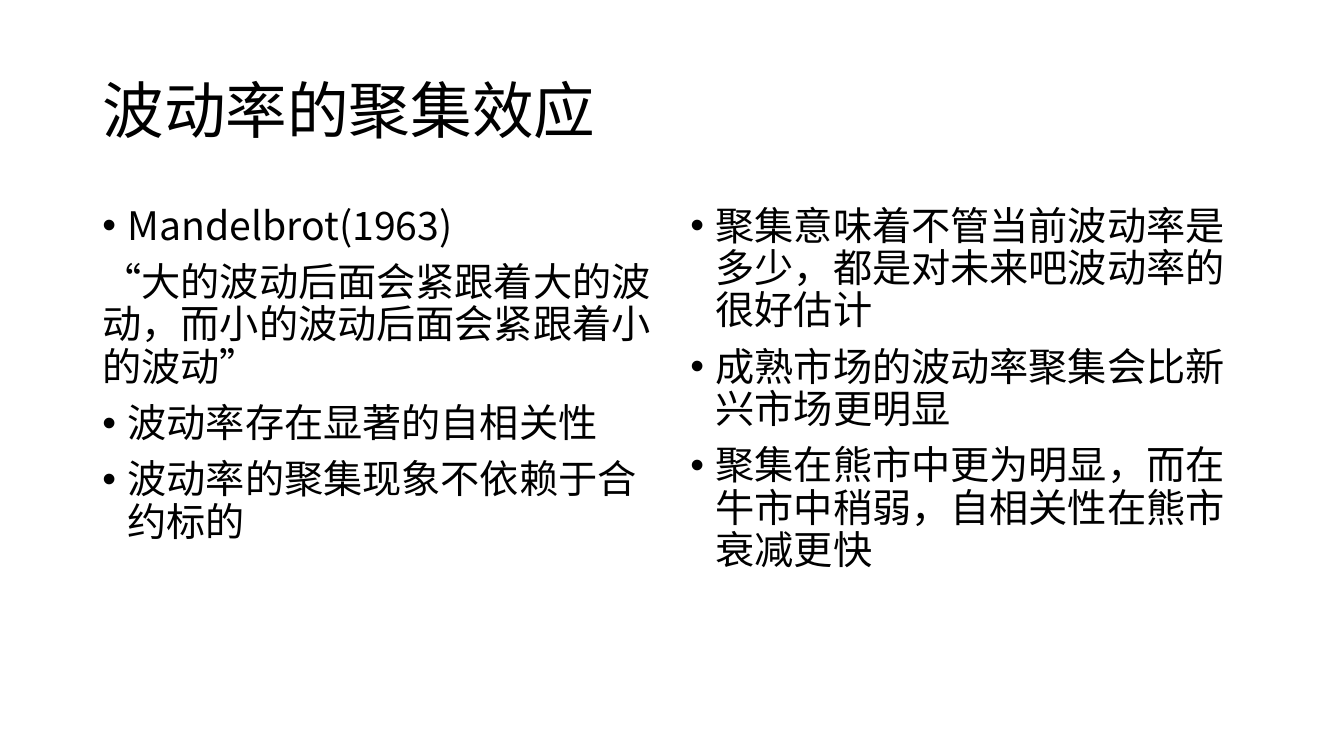
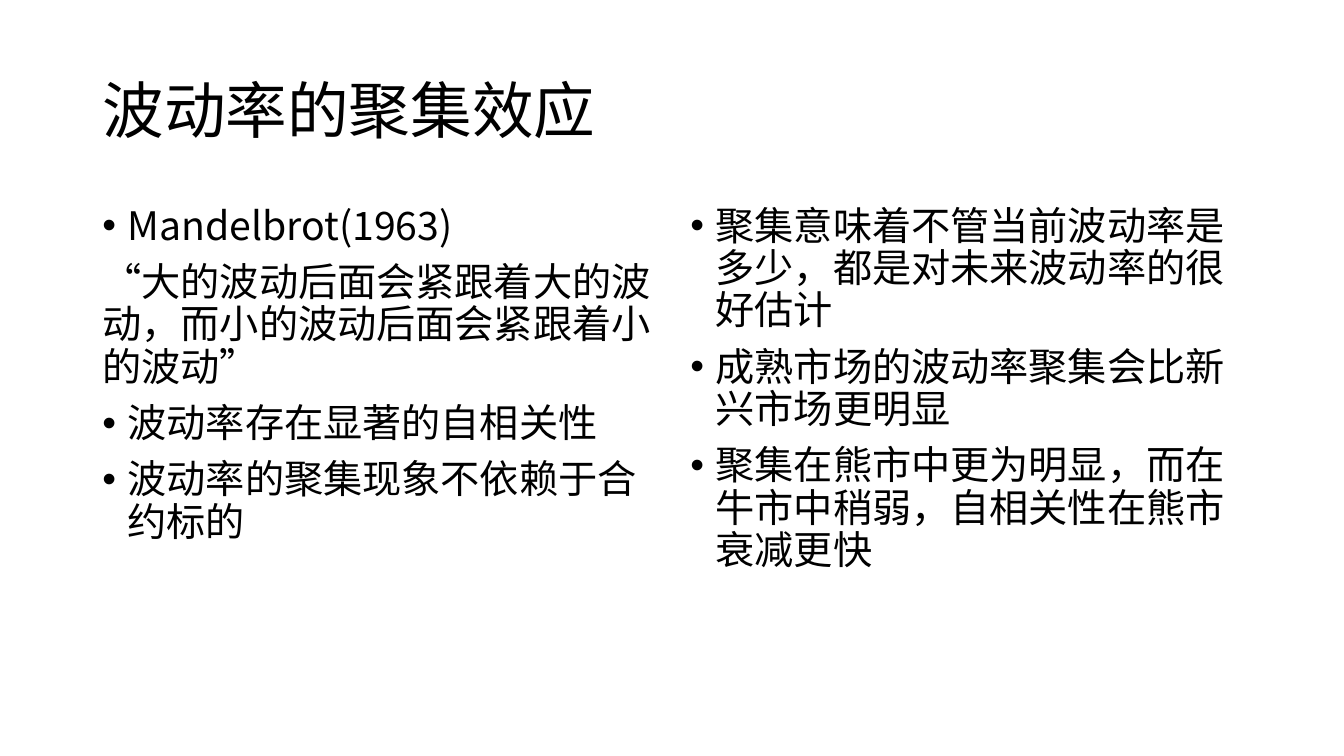
Before and after one commit to CleverL/volality-trade-ppt, a slide deck: slide 13 of 波动率交易.pptx. Drawn at 1344x756 pixels with LibreOffice and Linux fonts; fonts in the diff are those of the drawing. Boxes give left, top, right and bottom in pixels: in the first picture for what was removed or moved away, otherwise in the second. Text is boxed around its words. In the diff, an @@ line names an element or a change of style, - is before the commit and + after.

```diff
--- a/波动率交易.pptx
+++ b/波动率交易.pptx
@@ text at (x1=716, y1=207, x2=1225, y2=327): text changed @@
-• 聚集意味着不管当前波动率是多少，都是对未来吧波动率的很好估计
+• 聚集意味着不管当前波动率是多少，都是对未来波动率的很好估计
```
Also in this commit, not shown: 1 other slide changed.
